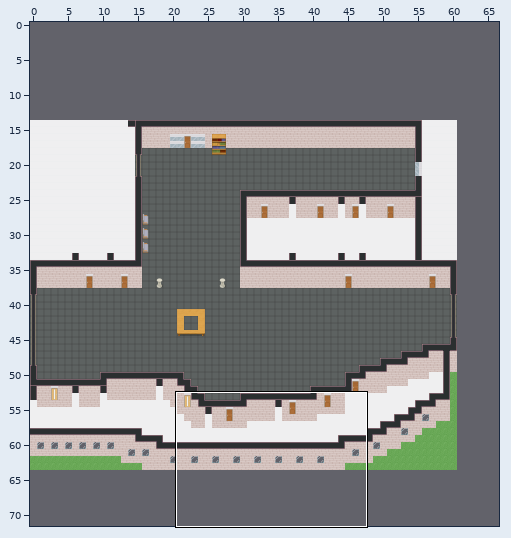
Level history. Tiled map (JSON): maps/secretariat.tmj. The first picture is a wide view before the edit; the outline marks the close-up.
Close-up. The starting point:
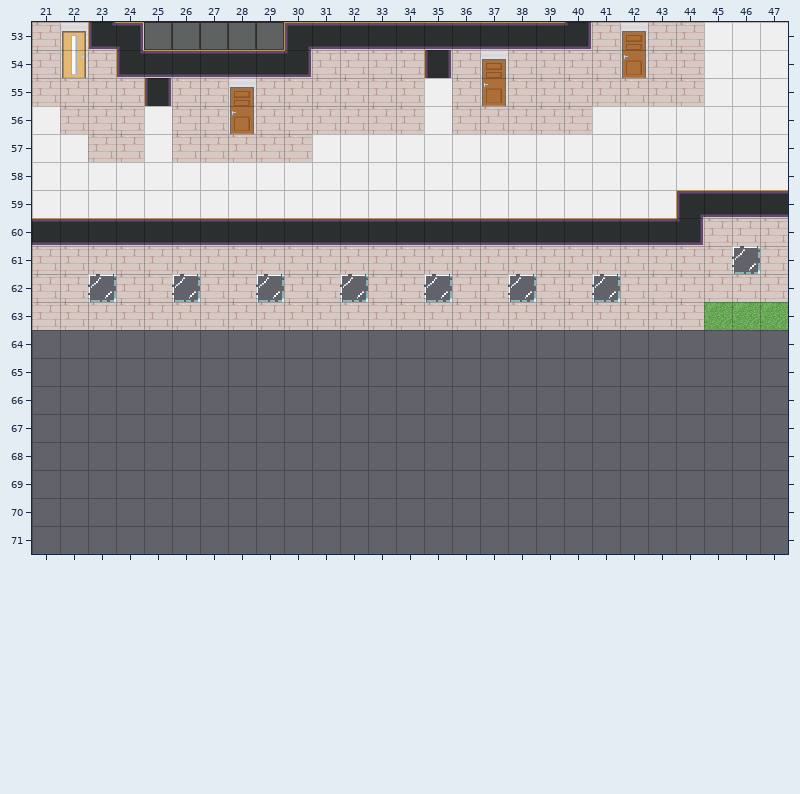
Cells are 32x32 px. Shown: x 21..47, y 53..71. The commit also changed other parts of the map, which this record leaves out. The old version is drawn lined up with the new one.
The result:
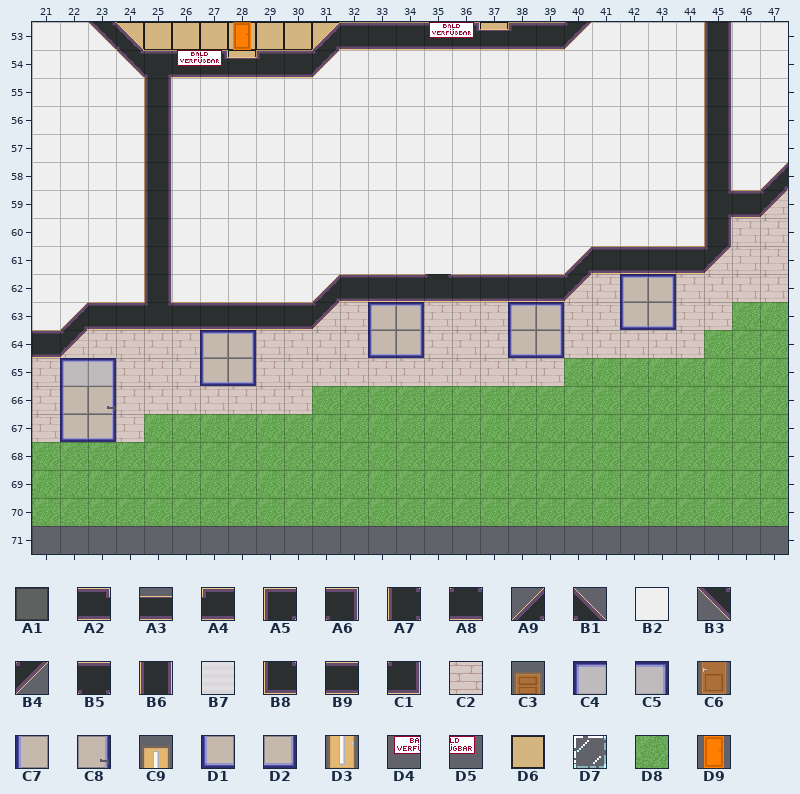
Key: from "Basic-Kachel-32x32": A1 0; from "WA_Room_Builder": A2 18 turned 270, A3 43 turned 270, A4 68 turned 270, A5 93, A6 99, A7 108, A8 110, A9 114, B1 115, B2 120, B3 139, B4 140, B5 160, B6 293, B7 358, B8 368, B9 369, C1 374, C2 393, C3 860, C4 865, C5 866, C6 885, C7 890, C8 893, C9 910, D1 915, D2 916, D3 935; from "baldVerfuegbar-text": D4 0, D5 1; from "floorNew": D6 0; from "glass": D7 0; from "grass": D8 0; from "zoneTilesDoor2": D9 0.
__ is an empty cell.
Tiles replaced or removed in this view: A1, A5, A6, B6, B7, B8, B9, C1, C2, C3, C6, C9, D3, D7.
Tiles of an added or newly shown layer are drawn over the layers below it.
See-through tiles are keyed as they look on the map.
The exact change:
Changed rows in their new state; .. is an unchanged cell.
map size 61x50 -> 67x71 cells (old content now starts at 0,14; both pictures use the new coordinates)
Layer "background":
first column x 23:
53 B2 .. .. .. .. .. .. .. .. .. .. .. .. .. .. .. .. B2
54 .. B2 .. .. .. .. .. .. .. .. .. .. .. .. .. .. .. ..
first column x 21:
59 .. .. .. .. .. .. .. .. .. .. .. .. .. .. .. .. .. .. .. .. .. .. .. B2 .. .. ..
60 B2 B2 B2 B2 .. B2 B2 B2 B2 B2 B2 B2 B2 B2 B2 B2 B2 B2 B2 B2 B2 B2 B2 B2 .. .. ..
61 B2 B2 B2 B2 .. B2 B2 B2 B2 B2 B2 B2 B2 B2 B2 B2 B2 B2 B2 B2 .. .. .. .. .. .. ..
62 B2 B2 B2 B2 .. B2 B2 B2 B2 B2 B2 .. .. .. .. .. .. .. .. .. .. .. .. .. .. .. ..
63 B2 B2 .. .. .. .. .. .. .. .. .. .. .. .. .. .. .. .. .. .. .. .. .. .. .. .. ..
64 .. .. .. .. .. .. .. .. .. .. .. .. .. .. .. .. .. .. .. .. .. .. .. .. D8 D8 D8
65 .. .. .. .. .. .. .. .. .. .. .. .. .. .. .. .. .. .. .. D8 D8 D8 D8 D8 D8 D8 D8
66 .. .. .. .. .. .. .. .. .. .. D8 D8 D8 D8 D8 D8 D8 D8 D8 D8 D8 D8 D8 D8 D8 D8 D8
67 .. .. .. .. D8 D8 D8 D8 D8 D8 D8 D8 D8 D8 D8 D8 D8 D8 D8 D8 D8 D8 D8 D8 D8 D8 D8
68 D8 D8 D8 D8 D8 D8 D8 D8 D8 D8 D8 D8 D8 D8 D8 D8 D8 D8 D8 D8 D8 D8 D8 D8 D8 D8 D8
69 D8 D8 D8 D8 D8 D8 D8 D8 D8 D8 D8 D8 D8 D8 D8 D8 D8 D8 D8 D8 D8 D8 D8 D8 D8 D8 D8
70 D8 D8 D8 D8 D8 D8 D8 D8 D8 D8 D8 D8 D8 D8 D8 D8 D8 D8 D8 D8 D8 D8 D8 D8 D8 D8 D8
Layer "floor":
first column x 22:
53 __ __ D6 D6 D6 D6 D6 D6 D6 D6 .. .. .. .. .. D6 .. .. .. .. __
54 __ .. __ .. .. .. D6 .. .. .. .. .. .. .. .. __ .. .. .. .. __
55 .. .. .. .. .. .. __ .. .. .. .. .. .. .. .. __ .. .. .. .. ..
56 .. .. .. .. .. .. __ .. .. .. .. .. .. .. .. .. .. .. .. .. ..
first column x 22:
62 .. .. .. .. .. .. .. .. .. .. .. .. .. .. .. .. .. .. .. .. D6 D6
63 .. .. .. .. .. .. .. .. .. .. .. D6 D6 .. .. .. D6 D6 .. .. D6 D6
64 .. .. .. .. .. D6 D6 .. .. .. .. D6 D6 .. .. .. D6 D6 .. .. .. ..
65 D6 D6 .. .. .. D6 D6 .. .. .. .. .. .. .. .. .. .. .. .. .. .. ..
66 D6 D6 .. .. .. .. .. .. .. .. .. .. .. .. .. .. .. .. .. .. .. ..
67 D6 D6 .. .. .. .. .. .. .. .. .. .. .. .. .. .. .. .. .. .. .. ..
Layer "walls2" (added):
first column x 22:
59 .. .. .. .. .. .. .. .. .. .. .. .. .. .. .. .. .. .. .. .. .. .. .. .. .. C2
61 .. .. .. .. .. .. .. .. .. .. .. .. .. .. .. .. .. .. .. .. .. .. .. C2 .. ..
62 .. .. .. .. .. .. .. .. .. .. .. .. .. .. .. .. .. .. C2 .. .. .. .. .. .. ..
63 .. .. .. .. .. .. .. .. .. C2 .. .. .. .. .. .. .. .. .. .. .. .. .. .. .. ..
64 C2 .. .. .. .. .. .. .. .. .. .. .. .. .. .. .. .. .. .. .. .. .. .. .. .. ..
65 C4 C5 .. .. .. .. .. .. .. .. .. .. .. .. .. .. .. .. .. .. .. .. .. .. .. ..
67 .. .. C2 .. .. .. .. .. .. .. .. .. .. .. .. .. .. .. .. .. .. .. .. .. .. ..
Layer "walls":
first column x 21:
53 __ __ B3 B1 .. .. .. .. .. __ A9 .. .. .. .. A2 A3 A4 .. B4 __ __ __ __ B6 .. ..
54 __ __ __ B3 B5 .. A2 A3 A4 B9 B4 __ __ __ __ __ __ __ __ __ __ __ __ __ B6 .. ..
55 __ __ __ __ .. __ __ __ __ __ __ __ __ __ .. __ __ __ __ __ __ __ __ __ B6 .. ..
56 .. __ __ __ B6 __ __ __ __ __ __ __ __ __ .. __ __ __ __ __ .. .. .. .. B6 .. ..
57 .. .. __ __ B6 __ __ __ __ __ .. .. .. .. .. .. .. .. .. .. .. .. .. .. B6 .. ..
58 .. .. .. .. B6 .. .. .. .. .. .. .. .. .. .. .. .. .. .. .. .. .. .. .. B6 .. A9
59 .. .. .. .. B6 .. .. .. .. .. .. .. .. .. .. .. .. .. .. .. .. .. .. __ A7 .. B4
60 __ __ __ __ B6 __ __ __ __ __ __ __ __ __ __ __ __ __ __ __ __ __ __ __ B6 .. ..
61 __ __ __ __ B6 __ __ __ __ __ __ __ __ __ __ __ __ __ __ A9 B9 B9 B9 B9 B4 C2 ..
62 __ __ __ __ B6 __ __ __ __ __ A9 B9 B9 B9 A8 B9 B9 B9 B9 B4 C2 C4 C5 .. .. .. ..
63 __ A9 B9 B9 A8 B9 B9 B9 B9 B9 B4 .. C4 C5 .. .. .. C4 C5 .. .. D1 D2 .. C2 .. ..
64 B9 B4 C2 C2 C2 C2 C4 C5 C2 C2 C2 C2 D1 D2 C2 C2 C2 D1 D2 C2 C2 C2 C2 C2 .. .. ..
65 C2 C4 C5 C2 C2 C2 D1 D2 C2 C2 C2 C2 C2 C2 C2 C2 C2 C2 C2 .. .. .. .. .. .. .. ..
66 C2 C7 C8 C2 C2 C2 C2 C2 C2 C2 .. .. .. .. .. .. .. .. .. .. .. .. .. .. .. .. ..
67 C2 D1 D2 .. .. .. .. .. .. .. .. .. .. .. .. .. .. .. .. .. .. .. .. .. .. .. ..
Layer "zoneTiles" (added):
first column x 26:
53 .. .. D9 .. .. .. .. .. .. D4 D5
54 D4 D5 .. .. .. .. .. .. .. .. ..
Where, in picture pixels (left, top, right, bottom), the same in both close-ups:
changed: (32, 22, 788, 526)
